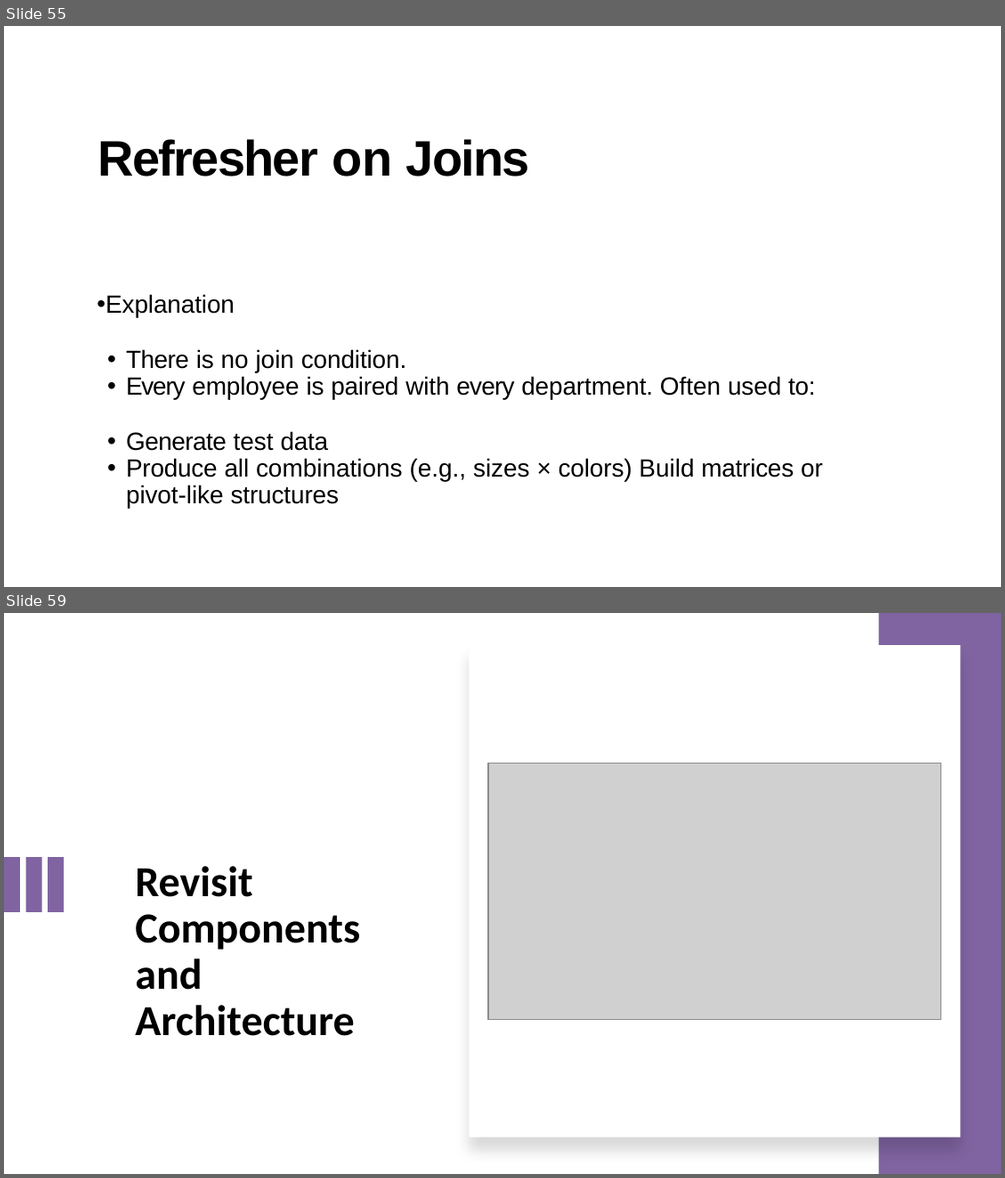
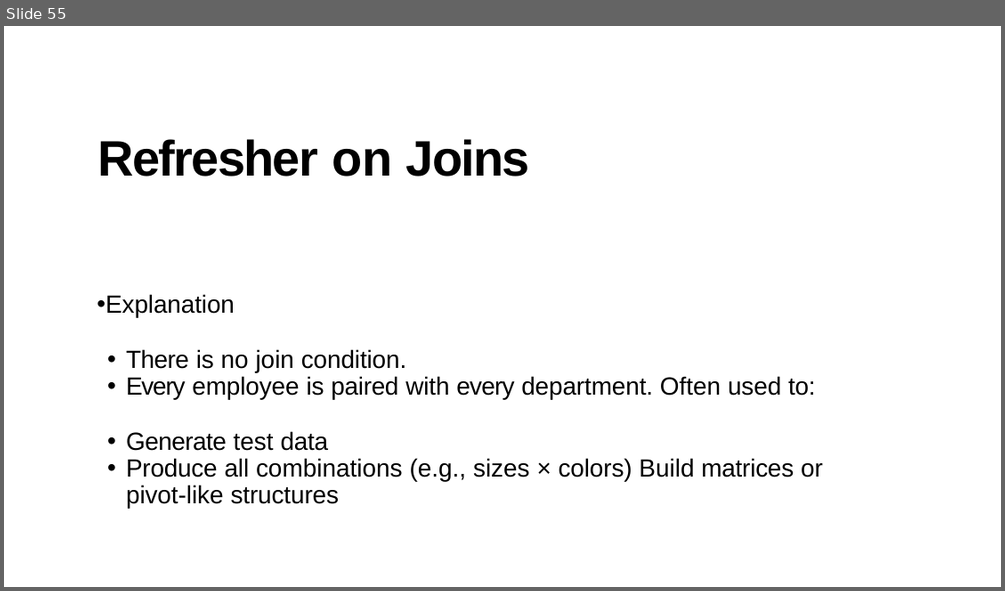
Before and after one commit to zhangyu027/UCI_Hadoop_Apache_Airflow, a slide deck: 02_Slides/M6_SparkSQL.pptx. Shown one above the other, each under a label of ours: slides 55 and 59 before the commit, slide 55 after it; the slides between them are not shown. The pictures are 1005x1178 and 1005x591 pixels, drawn with LibreOffice and Linux fonts; fonts in the diff are those of the drawing; grey boxes stand for pictures. Boxes give left, top, right and bottom in pixels: in the first picture for what was removed or moved away, otherwise in the second. Text is boxed around its words. In the diff, an @@ line names an element or a change of style, - is before the commit and + after.

```diff
--- a/02_Slides/M6_SparkSQL.pptx
+++ b/02_Slides/M6_SparkSQL.pptx
@@ slide 59 removed at box(4, 613, 1001, 1174), background #FFFFFF @@
@@ rectangle removed at box(879, 613, 1001, 1174) @@
@@ rectangle removed at box(469, 645, 960, 1136) @@
@@ picture removed at box(488, 763, 941, 1019) @@
@@ rectangle removed at box(4, 857, 20, 912) @@
@@ rectangle removed at box(25, 857, 41, 912) @@
@@ rectangle removed at box(48, 857, 64, 912) @@
@@ title removed at box(135, 866, 360, 1036) @@
-Revisit Components and Architecture
```
Also in this commit, not shown: 7 slides changed, 20 other slides removed, 10 other files.
